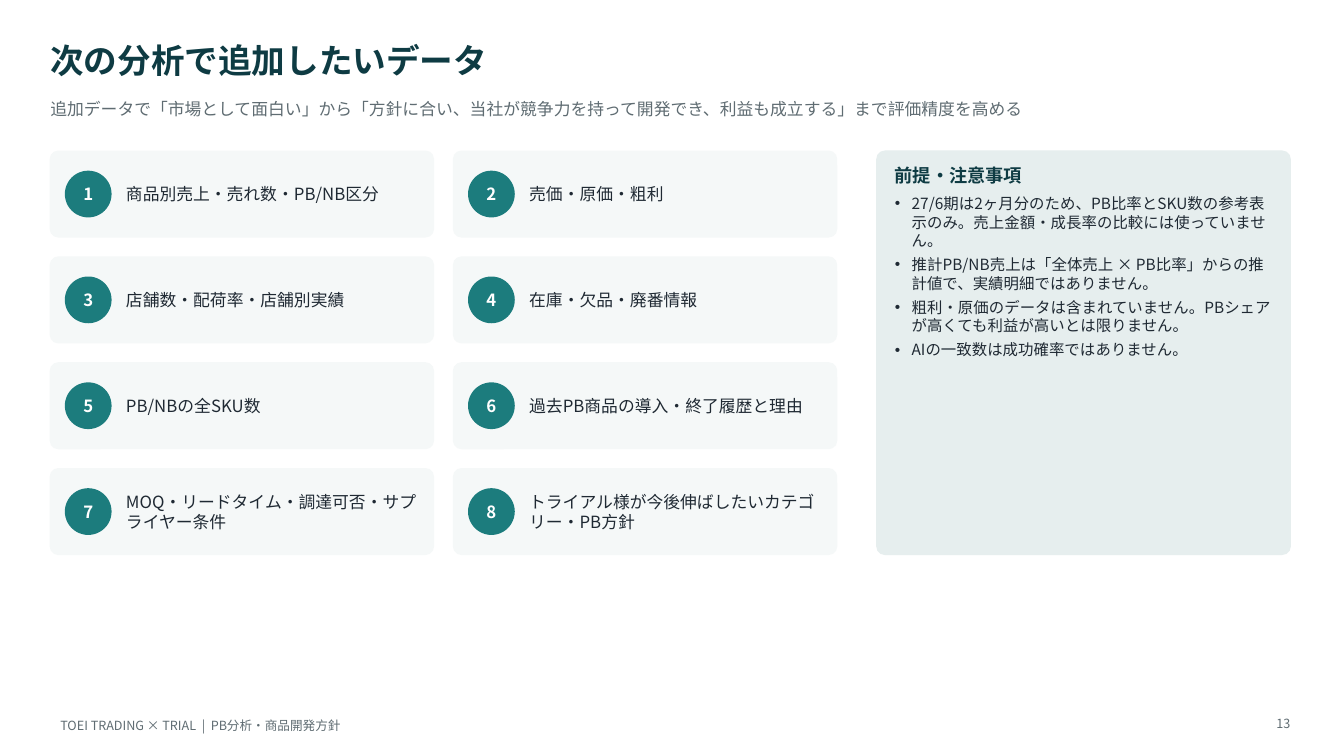
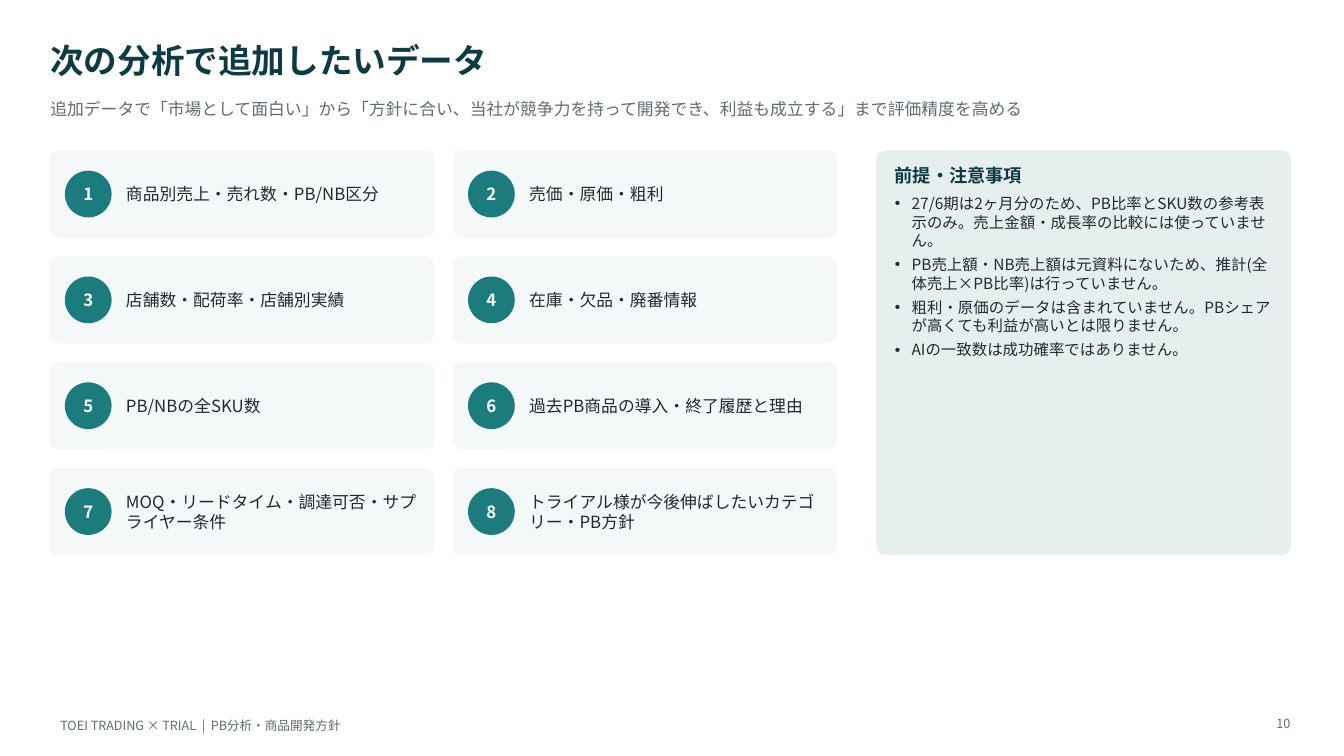
Before and after one commit to akhatri404/trial, a slide deck: slide 10 of 開発方向性_PB戦略_統合版.pptx (slide 13 before the commit). Drawn at 1344x756 pixels with LibreOffice and Linux fonts; fonts in the diff are those of the drawing. Boxes give left, top, right and bottom in pixels: in the first picture for what was removed or moved away, otherwise in the second. Text is boxed around its words. In the diff, an @@ line names an element or a change of style, - is before the commit and + after.

```diff
--- a/開発方向性_PB戦略_統合版.pptx
+++ b/開発方向性_PB戦略_統合版.pptx
@@ text at bbox=[912, 257, 1268, 292]: text changed @@
-• 推計PB/NB売上は「全体売上 × PB比率」からの推計値で、実績明細ではありません。
+• PB売上額・NB売上額は元資料にないため、推計(全体売上×PB比率)は行っていません。
@@ page number at bbox=[1276, 718, 1290, 728]: text changed @@
-13
+10
```
Also in this commit, not shown: 4 other slides changed, 3 slides removed, 2 other files.
